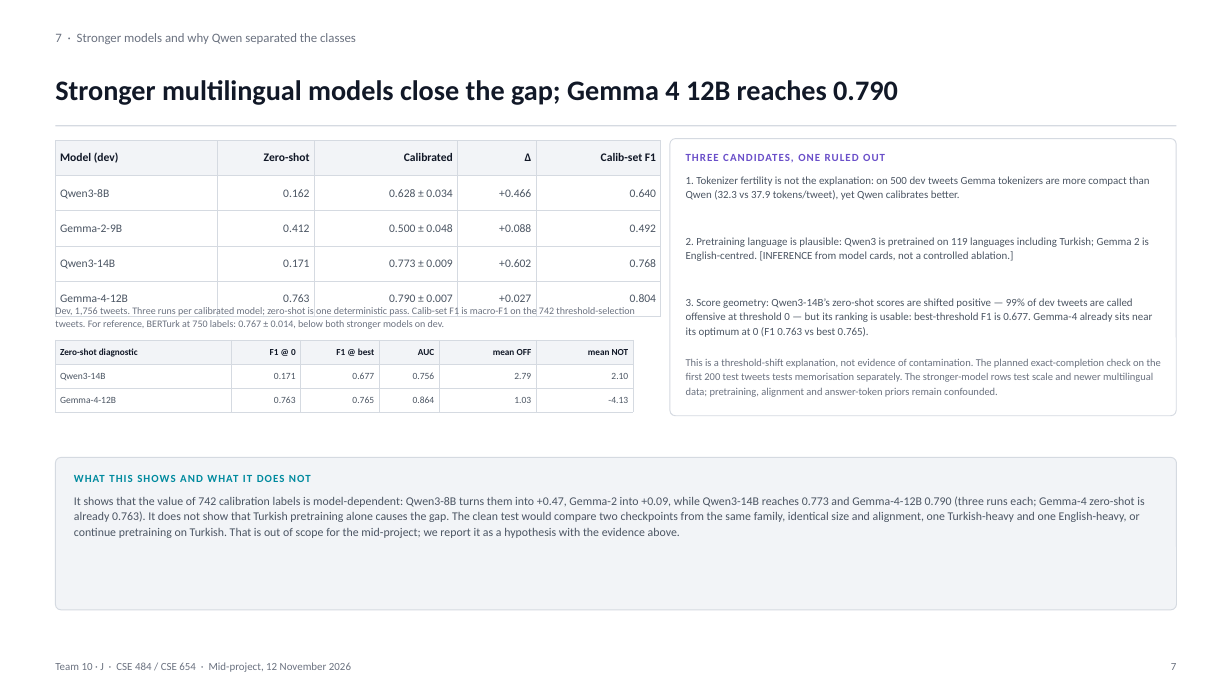
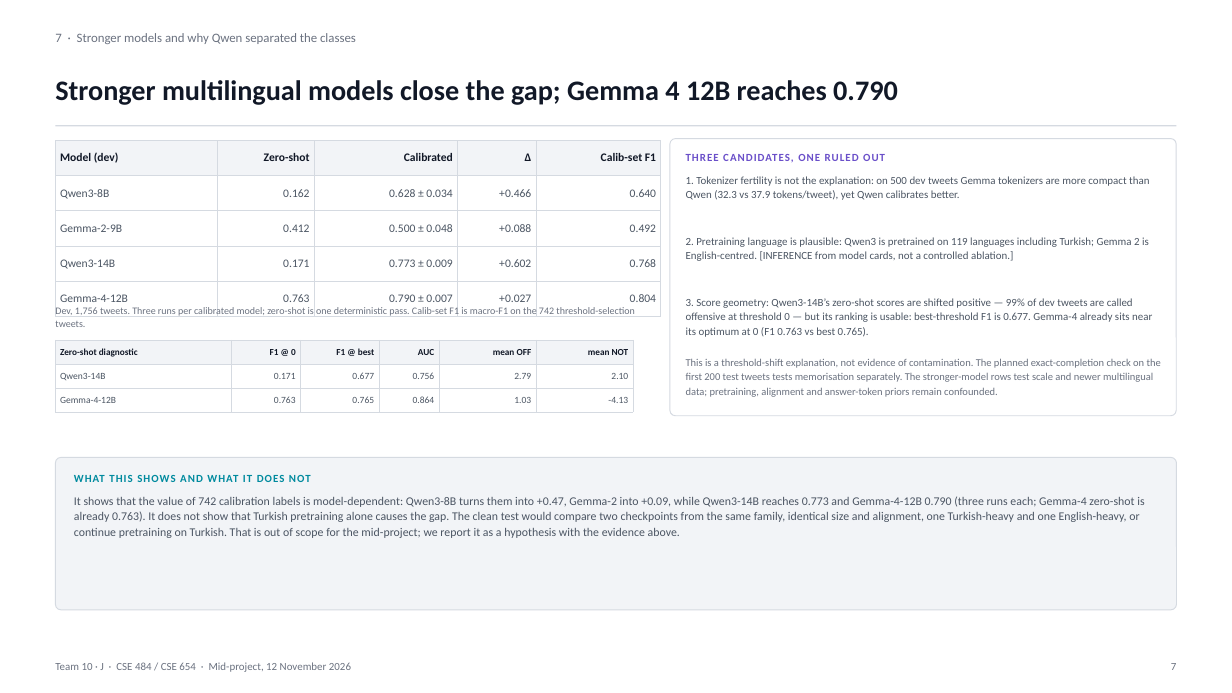
Before and after one commit to VesileHann/offenseval-tr-midproject, a slide deck: slide 7 of paper/Team10_MidProject.pptx. Drawn at 1232x693 pixels with LibreOffice and Linux fonts; fonts in the diff are those of the drawing. Boxes give left, top, right and bottom in pixels: in the first picture for what was removed or moved away, otherwise in the second. Text is boxed around its words. In the diff, an @@ line names an element or a change of style, - is before the commit and + after.

Commit message:
Revert "paper: add BERTurk results and owners to the mid-project deck"
This reverts commit d0111e65f37f4d2c0830d0dfc421bb6ef41ed2a7.

```diff
--- a/paper/Team10_MidProject.pptx
+++ b/paper/Team10_MidProject.pptx
@@ text at [55, 307, 634, 327]: text changed @@
-Dev, 1,756 tweets. Three runs per calibrated model; zero-shot is one deterministic pass. Calib-set F1 is macro-F1 on the 742 threshold-selection tweets. For reference, BERTurk at 750 labels: 0.767 ± 0.014, below both stronger models on dev.
+Dev, 1,756 tweets. Three runs per calibrated model; zero-shot is one deterministic pass. Calib-set F1 is macro-F1 on the 742 threshold-selection tweets.
```
Also in this commit, not shown: 9 other slides changed, 2 other files.
